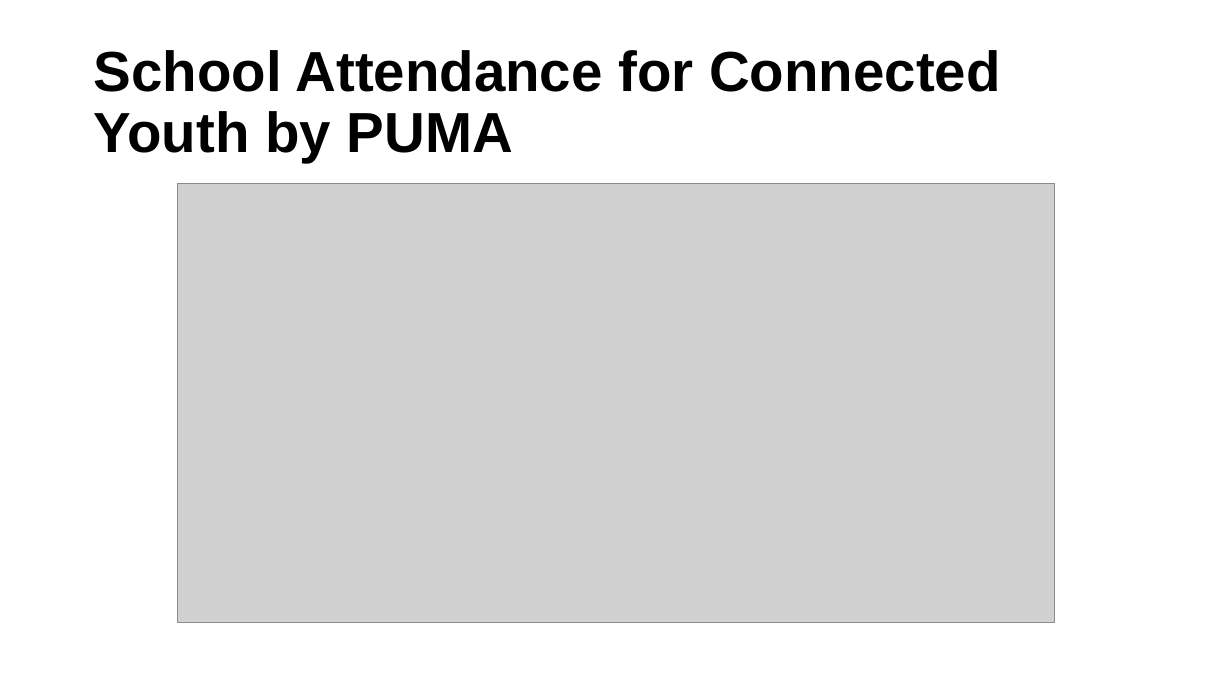
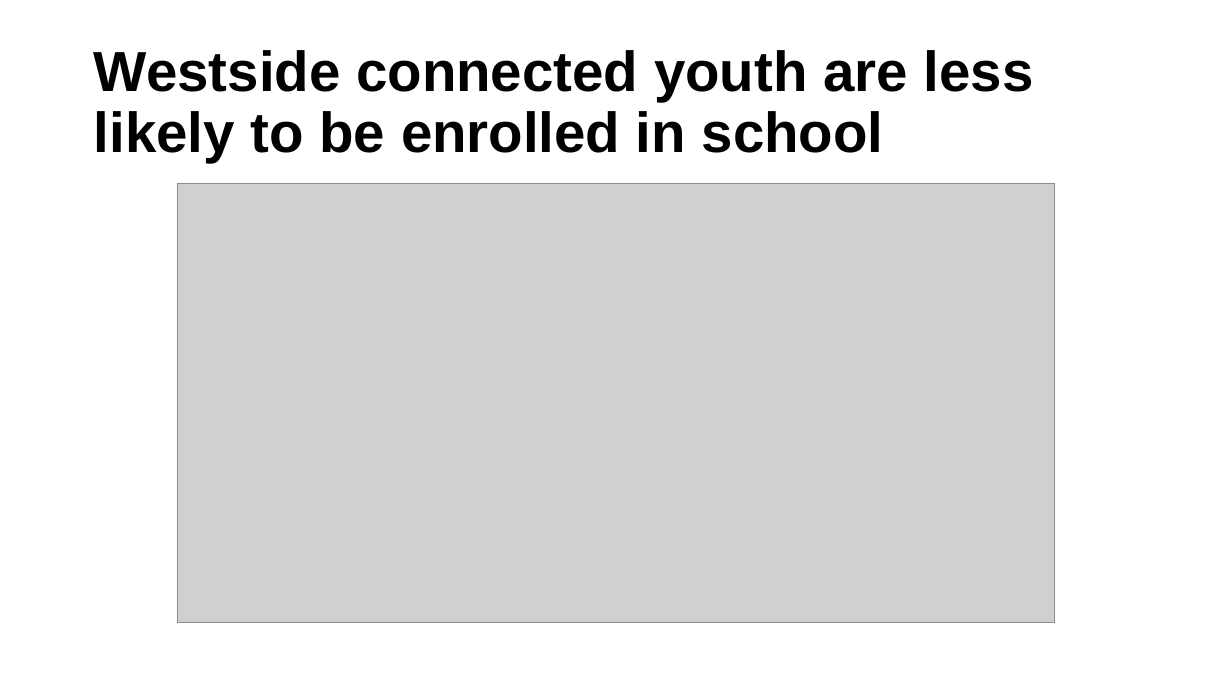
Before and after one commit to ucdiegorubi/oy_census_analysis, a slide deck: slide 16 of create_powerpoint/demographic_estimates.pptx. Drawn at 1232x693 pixels with LibreOffice and Linux fonts; fonts in the diff are those of the drawing; grey boxes stand for pictures; background and template pictures are left out. Boxes give left, top, right and bottom in pixels: in the first picture for what was removed or moved away, otherwise in the second. Text is boxed around its words. In the diff, an @@ line names an element or a change of style, - is before the commit and + after.

```diff
--- a/create_powerpoint/demographic_estimates.pptx
+++ b/create_powerpoint/demographic_estimates.pptx
@@ title at (94,50,1034,163): text changed @@
-School Attendance for Connected Youth by PUMA
+Westside connected youth are less likely to be enrolled in school
```
Also in this commit, not shown: 2 other slides changed, 7 other files.
